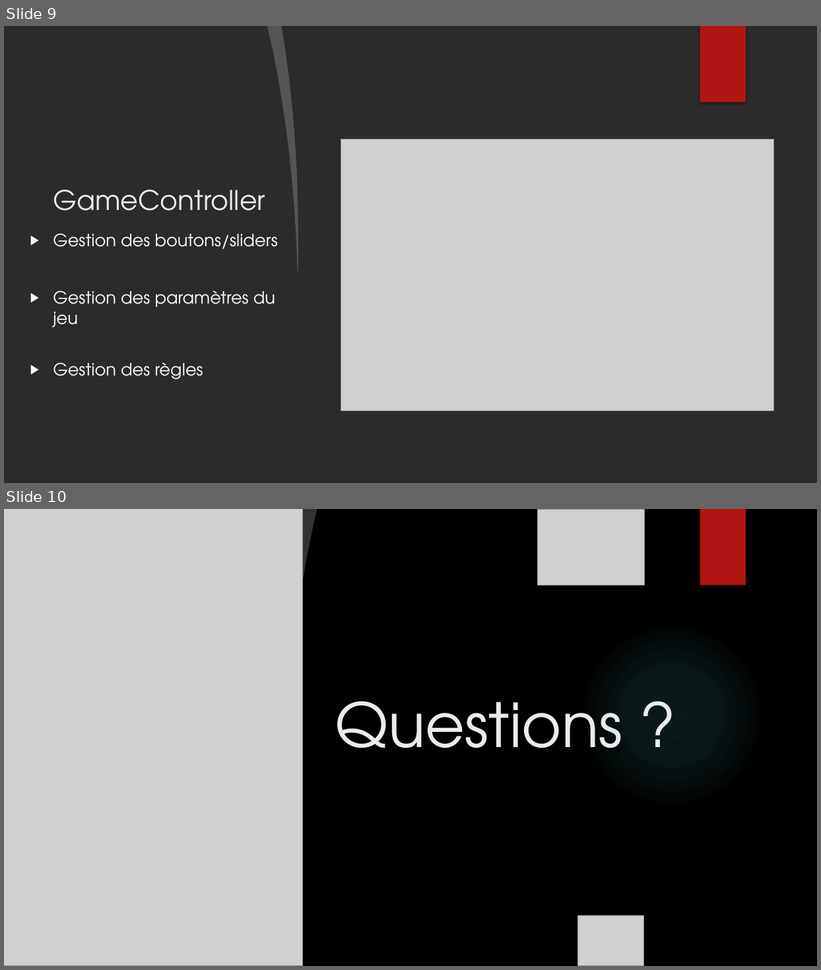
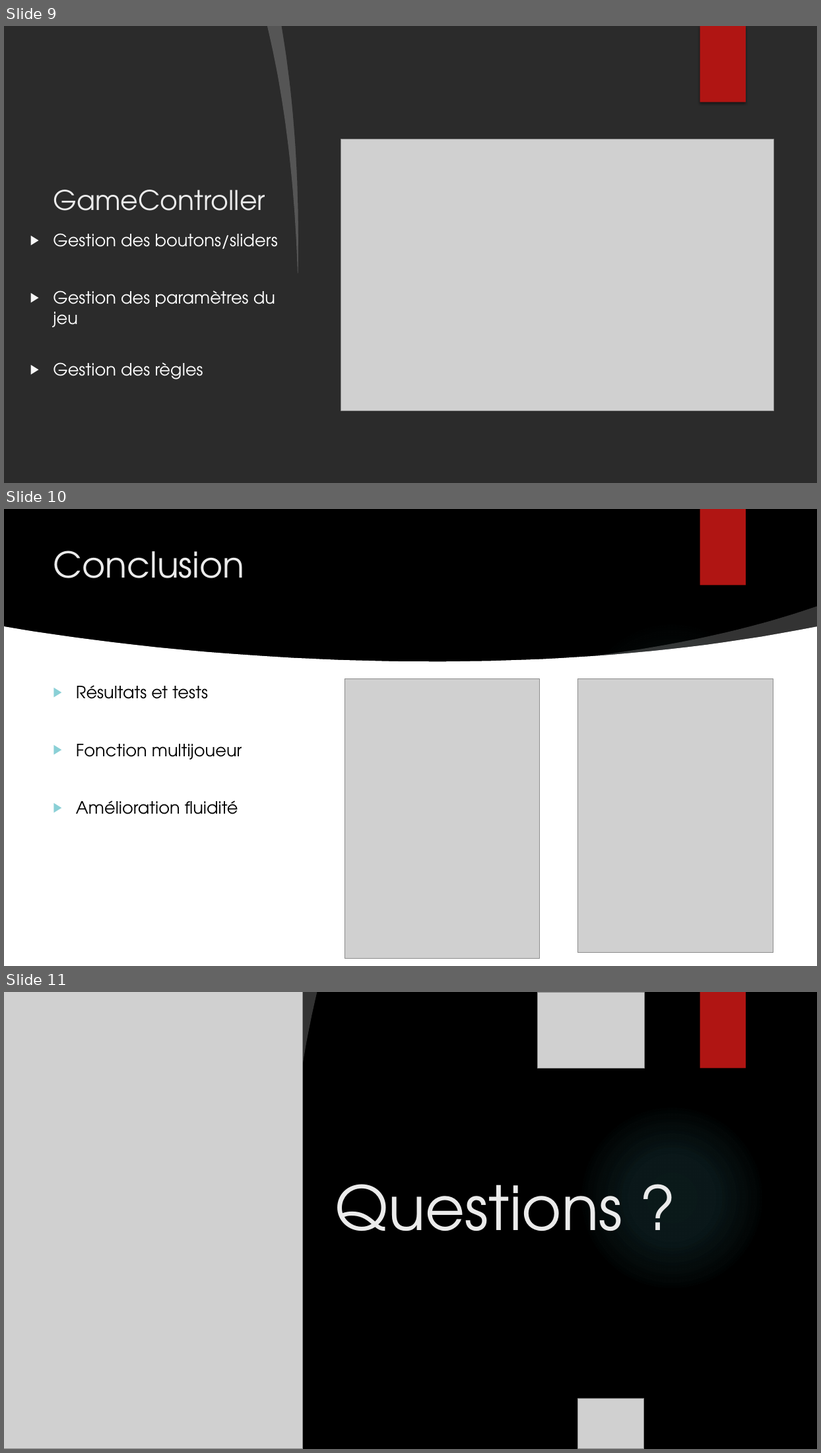
Before and after one commit to SuperBeurk/SummerSchool, a slide deck: Presentation_METS_ZUFL.pptx. Shown one above the other, each under a label of ours: slides 9 and 10 before the commit, slides 9, 10 and 11 after it. The pictures are 821x970 and 821x1453 pixels, drawn with LibreOffice and Linux fonts; fonts in the diff are those of the drawing; grey boxes stand for pictures; background and template pictures are left out; a plain dark background stands for a picture behind light text. Boxes give left, top, right and bottom in pixels: in the first picture for what was removed or moved away, otherwise in the second. Text is boxed around its words. In the diff, an @@ line names an element or a change of style, - is before the commit and + after.

```diff
--- a/Presentation_METS_ZUFL.pptx
+++ b/Presentation_METS_ZUFL.pptx
@@ slide 10 added at (4,509,817,966), background picture (left out); not listed: 1 template element that a slide beside it also shows @@
@@ rectangle added at (700,509,746,586), fill #B01513 @@
@@ title added at (54,551,245,578), 42 pt, text #EBEBEB @@
+Conclusion
@@ freeform shape added at (586,607,817,661), fill #FFFFFF at 20% opacity @@
@@ freeform shape added at (4,626,817,966), fill #FFFFFF @@
@@ text added at (76,685,242,815), 20 pt, text #000000 @@
+▶ Résultats et tests
+▶ Fonction multijoueur
+▶ Amélioration fluidité
@@ picture added at (345,679,539,959) @@
@@ picture added at (579,679,774,953) @@
@@ what was slide 10 is now slide 11 @@
```
Also in this commit, not shown: 2 slides changed, 2 other files.
